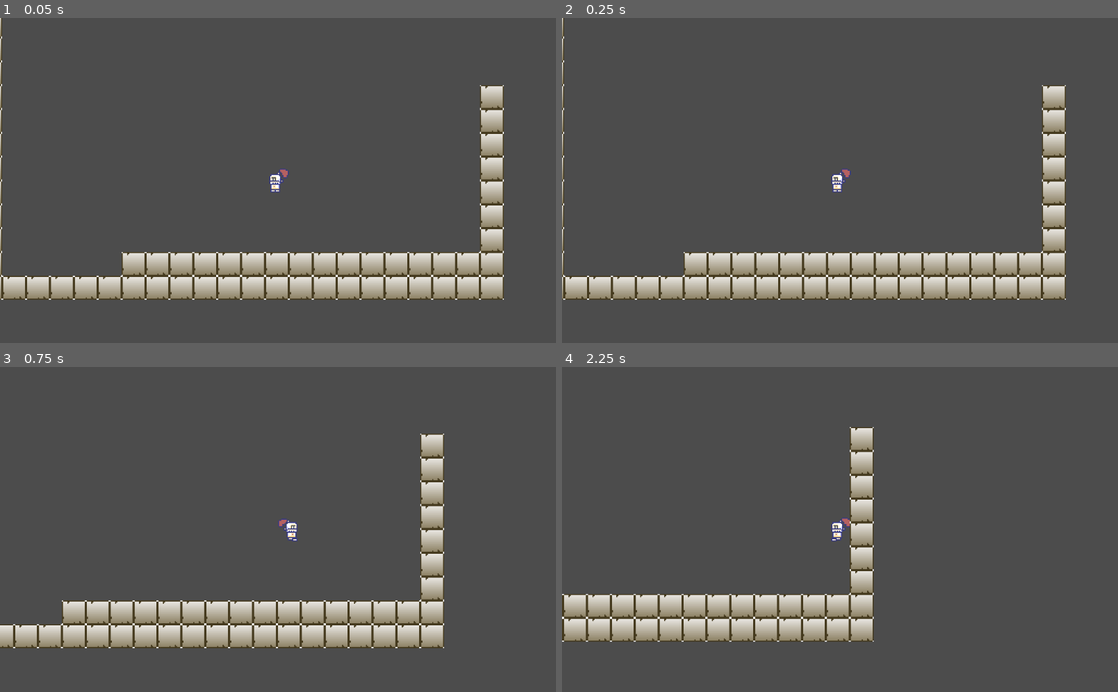
Above: before the commit, frames 1-4 (two rows, left to right).
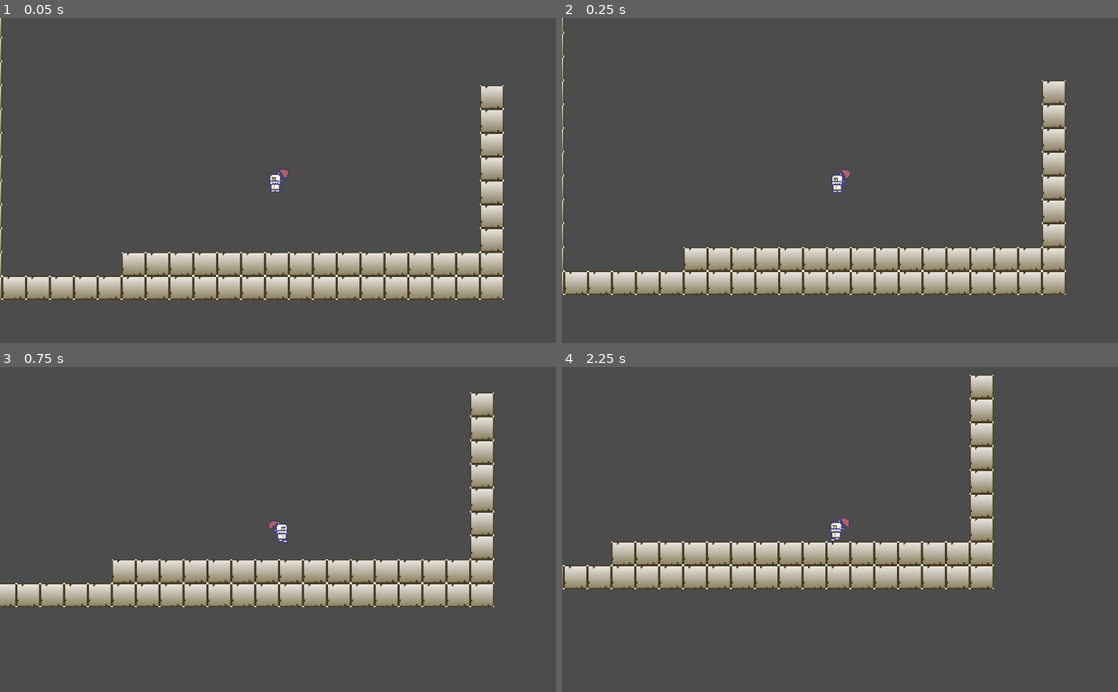
Above: after the commit, the same moments.

Repository: ltjastad/liamproject1
Game: Godot game, scene res://scenes/maingame/game.tscn
Same seed, same stepped clock (60 frames per second), same inputs: the game is played once before the commit and once after it.
Inputs:
- Up to frame 1 (0.05 s): no input
- Up to frame 2 (0.25 s): no input
- Up to frame 3 (0.75 s): hold Right (ui_right) from 0.53 s (still down); tap Space (ui_jump) at 0.6 s
- Up to frame 4 (2.25 s): tap Space (ui_jump) at 0.77, 1.07, 1.35, 1.52, 1.82, 2.1 s; release Right (ui_right) at 2.03 s; hold Left (ui_left) from 2.03 s (still down)

Frame 1 is identical in both runs. In frame 2, 14% of the frame differs, in the area x 0-91%, y 0-87%; in frame 3, 25%, in the area x 0-89%, y 7-87%; in frame 4, 23%.

Commit message:
fix physics

Diff:
--- a/objects/player/player.gd
+++ b/objects/player/player.gd
@@ -1,8 +1,13 @@
 extends KinematicBody2D
 
-export(int) var movement_speed = 3000
-export(int) var gravity = 150
-export(int) var jump_force = 300
+export(int) var movement_speed = 3000 # left and right movement speed
+export(int) var max_x_velocity = 3000 # maximum left and right velocity (speed)
+export(int) var drag_force = 0.2
+export(int) var gravity = 150 # gravity pushing down on player
+export(int) var max_fall_speed = 5000 # max speed when falling
+export(int) var jump_force = 16000 # upwards jumping force
+
+
 
 var _vel = Vector2(0,0)
 
@@ -17,27 +22,31 @@
 
 	var move_dir = Vector2(0,0)
 
-	# if move keys are pressed, set player move direction
+	# if player is commanding left/right movement
 	if Input.is_action_pressed("ui_left"): move_dir.x -= 1
 	if Input.is_action_pressed("ui_right"): move_dir.x += 1
-	if Input.is_action_pressed("ui_up"): move_dir.y -= 1
-	#if Input.is_action_pressed("ui_down"): move_dir.y += 1
 
 	# animate
 	if move_dir != Vector2(0,0): $sprite/AnimationPlayer.play("walk")
 	else: $sprite/AnimationPlayer.play("idle")
-
 	if move_dir.x < 0: $sprite.flip_h = false
 	elif move_dir.x > 0: $sprite.flip_h = true
 
-	# add movedir to vel
-	_vel += move_dir*movement_speed
+	# add to velocity
+	_vel.x += move_dir.x * movement_speed
 
 	if Input.is_action_just_pressed("ui_jump"):
 		if is_on_floor():
-			_vel.y -= jump_force * delta
+			_vel.y -= jump_force
 
 	# apply gravity
-	_vel.y += gravity*delta
+	_vel.y += gravity
+
+	_vel.x = clamp(_vel.x, -max_x_velocity, max_x_velocity)
+	_vel.y = clamp(_vel.y, -max_fall_speed, max_fall_speed)
+
+	# if player is not moving left or right, add drag to movement
+	if move_dir.x == 0:
+		_vel.x = _vel.x * drag_force * delta
 
 	move_and_slide(_vel*delta, Vector2(0,-1))
